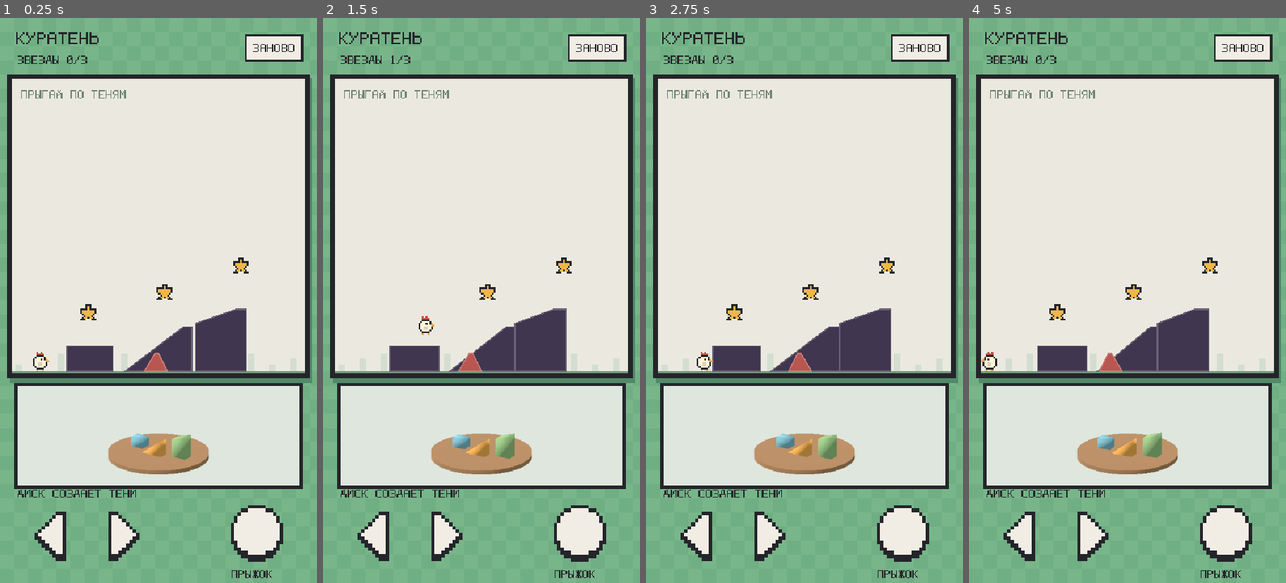
Above: before the commit, frames 1-4 (left to right).
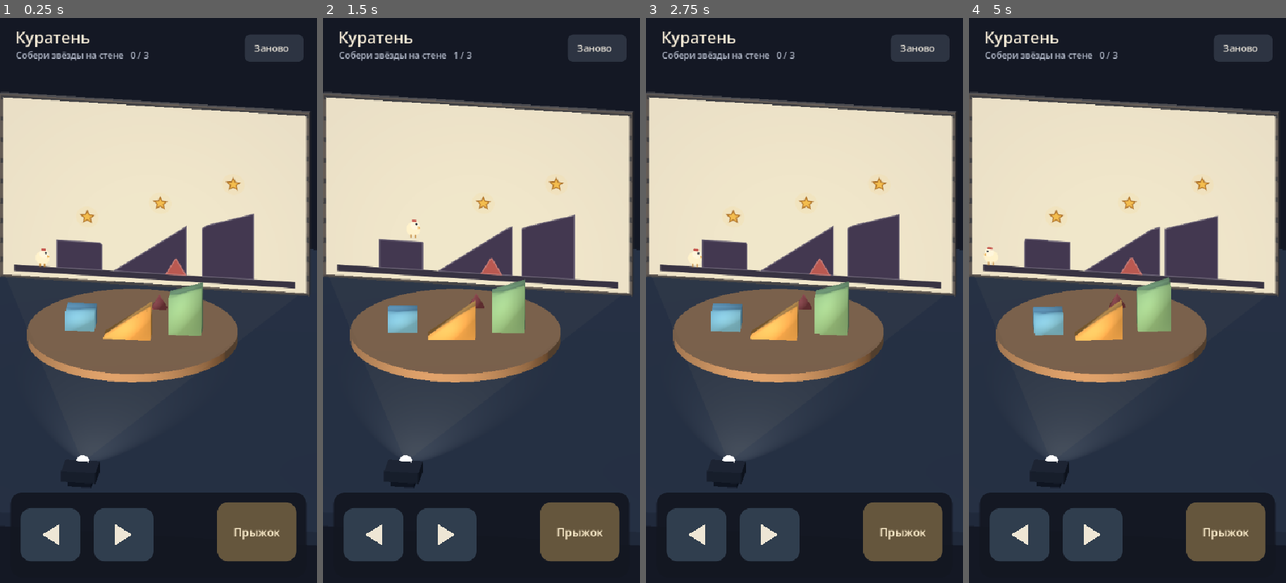
Above: after the commit, the same moments.

Repository: ManuScript07/chiken-jump
Game: Godot game, scene res://scenes/main.tscn
Two runs of this game, one before a commit and one after it. Both use one fixed random seed, a clock stepped at 60 frames per second and the inputs below.
Inputs (mouse positions are in pixels of both pictures, inside the frame that each line leads up to):
- Up to frame 1 (0.25 s): no input
- Up to frame 2 (1.5 s): tap Enter at 0.5 s; move the mouse to (551, 272) at 0.52 s; hold D 0.53-1.25 s; tap R at 0.6 s; click (551, 272) at 0.67 s; tap Space at 0.77, 1.07 s; drag from (418, 328) to (465, 413) at 1.27 s
- Up to frame 3 (2.75 s): move the mouse to (836, 176) at 2.02 s; hold D from 2.03 s (still down); tap Enter at 2.1 s; tap R at 2.3 s
- Up to frame 4 (5 s): release D at 2.75 s; drag from (1111, 413) to (1032, 215) at 2.77 s; move the mouse to (1222, 385) at 3.52 s; hold A 3.53-4.25 s; tap R at 3.6 s; tap Space at 3.77, 4.07 s; drag from (1032, 215) to (1079, 159) at 4.27 s

The runs differ from the first frame. In frame 1, 75% of the frame differs, in the area x 0-100%, y 0-100%; in frame 2, 75%; in frame 3, 75%; in frame 4, 75%.

Commit message:
Unify gameplay and projector in a 3D diorama

Diff:
--- a/project.godot
+++ b/project.godot
@@ -43,4 +43,5 @@
 [rendering]
 
 rendering_device/driver.windows="d3d12"
-renderer/rendering_method="mobile"
+renderer/rendering_method="gl_compatibility"
+renderer/rendering_method.mobile="gl_compatibility"
--- a/scripts/chicken_level.gd
+++ b/scripts/chicken_level.gd
@@ -2,7 +2,6 @@
 extends Node2D
 
 const DESIGN = preload("res://scripts/level_design.gd")
-const PIXEL = preload("res://scripts/pixel_art.gd")
 
 @onready var field: ShadowField = $ShadowField
 @onready var player: ChickenPlayer = $Player
@@ -14,6 +13,8 @@
 
 func _ready() -> void:
 	player.shadow_field = field
+	diorama.mount_gameplay(field, player, self)
+	field.projection_changed.connect(diorama.set_angle)
 	hud.jump_pressed.connect(player.request_jump)
 	hud.restart_pressed.connect(restart)
 	restart()
@@ -24,6 +25,7 @@
 	field.reset()
 	player.reset_to(DESIGN.PLAYER_START)
 	hud.reset()
+	diorama.projection_canvas.queue_redraw()
 	diorama.set_angle(field.angle)
 	queue_redraw()
 
@@ -50,6 +52,7 @@
 			hud.stars += 1
 			hud.queue_redraw()
 			queue_redraw()
+			diorama.projection_canvas.queue_redraw()
 			if hud.stars == DESIGN.STAR_POSITIONS.size():
 				_finish()
 				return
@@ -62,31 +65,4 @@
 	hud.queue_redraw()
 
 func _draw() -> void:
-	# The checkerboard and heavy bezel evoke a handheld console.
-	draw_rect(Rect2(0, 0, 540, 960), PIXEL.GREEN)
-	for y in range(0, 960, 24):
-		for x in range(0, 540, 24):
-			if (x / 24 + y / 24) % 2 == 0:
-				draw_rect(Rect2(x, y, 24, 24), Color("78b68a"))
-	draw_rect(Rect2(17, 102, 514, 518), Color("528a69"))
-	PIXEL.border(self, Rect2(12, 96, 516, 516), PIXEL.INK, Color("d9e4d4"), 8.0)
-	draw_rect(Rect2(21, 105, 498, 495), Color("ebe9df"))
-	PIXEL.text(self, Vector2(36, 123), "ПРЫГАЙ ПО ТЕНЯМ", 2, Color("6f8474"))
-	# Stepped decorative skyline stays behind all playable silhouettes.
-	for x in range(26, 515, 36):
-		var h := 12 + int((x / 36) % 3) * 9
-		draw_rect(Rect2(x, 600 - h, 12, h), Color("d4ded0"))
-	draw_rect(Rect2(20, 600, 500, 12), PIXEL.INK)
-	draw_rect(Rect2(20, 600, 500, 3), Color("74977b"))
-	# The 3D viewport and its content are deliberately left untouched.
-	draw_rect(Rect2(25, 620, 490, 180), PIXEL.INK)
-	for i in DESIGN.STAR_POSITIONS.size():
-		if not collected[i]:
-			_draw_star(DESIGN.STAR_POSITIONS[i])
-
-func _draw_star(center: Vector2) -> void:
-	var rows: Array[String] = [
-		"...KKK...", "...KGK...", "KKKKGKKKK", "KGGGGGGGK", "KGGGGGGGK",
-		".KGGGGGK.", "..KGGGK..", ".KGGKGGK.", "KKK...KKK"
-	]
-	PIXEL.sprite(self, center - Vector2(13, 13), rows, {"K": PIXEL.INK, "G": PIXEL.GOLD}, 3)
+	draw_rect(Rect2(0, 0, 540, 960), Color("141824"))
--- a/scripts/chicken_player.gd
+++ b/scripts/chicken_player.gd
@@ -1,7 +1,6 @@
 class_name ChickenPlayer
 extends CharacterBody2D
 
-const PIXEL = preload("res://scripts/pixel_art.gd")
 const SPEED := 190.0
 const ACCELERATION := 1500.0
 const GRAVITY := 1500.0
@@ -74,15 +73,12 @@
 	queue_redraw()
 
 func _draw() -> void:
-	# The 9x11 sprite fits the 27x34 collision body, including the beak and feet.
-	var rows: Array[String] = [
-		"..R.R....", "..RRRR...", "..KKKK...", ".KWWWWK..", "KWWWKWKO.",
-		"KWWWWWWOO", "KWWYYWWK.", "KWWYYWWK.", ".KWWWWK..", "..KKKK...", "..O..O..."
-	]
-	if facing < 0:
-		for i in rows.size():
-			rows[i] = rows[i].reverse()
-	PIXEL.sprite(self, Vector2(-13.5, -16), rows, {
-		"K": PIXEL.INK, "W": Color("fff5d9"), "Y": Color("ded2b5"),
-		"R": PIXEL.RED, "O": Color("e9a443")
-	}, 3)
+	var direction := float(facing)
+	draw_circle(Vector2(0,1),12.5,Color("fff2cc"))
+	draw_circle(Vector2(direction * 3,-7),8,Color("fff6dd"))
+	draw_circle(Vector2(direction * 6,-9),1.7,Color("262b36"))
+	draw_colored_polygon(PackedVector2Array([Vector2(direction*9,-5),Vector2(direction*13,-2),Vector2(direction*9,0)]),Color("e7a33f"))
+	draw_circle(Vector2(0,-15),2.5,Color("c44f48"))
+	draw_circle(Vector2(4*direction,-15),2.5,Color("c44f48"))
+	draw_line(Vector2(-4,12),Vector2(-4,17),Color("c38a3e"),2.0,true)
+	draw_line(Vector2(4,12),Vector2(4,17),Color("c38a3e"),2.0,true)
--- a/scripts/disk_diorama.gd
+++ b/scripts/disk_diorama.gd
@@ -2,19 +2,31 @@
 extends Control
 
 const DESIGN = preload("res://scripts/level_design.gd")
+const CANVAS = preload("res://scripts/projection_canvas.gd")
 var rotor: Node3D
+var wall_viewport: SubViewport
+var projection_canvas: ProjectionCanvas
+var camera: Camera3D
 
 func _ready() -> void:
-	position = Vector2(30, 625)
-	size = Vector2(480, 170)
+	position = Vector2.ZERO
+	size = Vector2(540, 960)
 	mouse_filter = Control.MOUSE_FILTER_IGNORE
+	wall_viewport = SubViewport.new()
+	wall_viewport.size = DESIGN.WALL_TEXTURE_SIZE
+	wall_viewport.world_2d = World2D.new()
+	wall_viewport.render_target_update_mode = SubViewport.UPDATE_ALWAYS
+	add_child(wall_viewport)
+	projection_canvas = CANVAS.new()
+	projection_canvas.position.y = -DESIGN.WALL_CROP_Y
+	wall_viewport.add_child(projection_canvas)
 	var container := SubViewportContainer.new()
 	container.size = size
 	container.stretch = true
 	container.mouse_filter = Control.MOUSE_FILTER_IGNORE
 	add_child(container)
 	var viewport := SubViewport.new()
-	viewport.size = Vector2i(960, 340)
+	viewport.size = Vector2i(540, 960)
 	viewport.render_target_update_mode = SubViewport.UPDATE_ALWAYS
 	viewport.own_world_3d = true
 	container.add_child(viewport)
@@ -23,48 +35,123 @@
 	var environment := WorldEnvironment.new()
 	var env := Environment.new()
 	env.background_mode = Environment.BG_COLOR
-	env.background_color = Color(0.87, 0.9, 0.87)
+	env.background_color = Color("141824")
 	env.ambient_light_source = Environment.AMBIENT_SOURCE_COLOR
-	env.ambient_light_color = Color(0.8, 0.85, 0.83)
-	env.ambient_light_energy = 0.75
+	env.ambient_light_color = Color("a6b4cc")
+	env.ambient_light_energy = 0.55
 	environment.environment = env
 	world.add_child(environment)
-	var light := DirectionalLight3D.new()
-	light.rotation_degrees = Vector3(-55, -30, 0)
-	light.light_energy = 1.0
-	world.add_child(light)
-	var camera := Camera3D.new()
+	var fill := DirectionalLight3D.new()
+	fill.rotation_degrees = Vector3(-55,-30,0)
+	fill.light_color = Color("b4c7e8")
+	fill.light_energy = 0.65
+	world.add_child(fill)
+	camera = Camera3D.new()
 	camera.projection = Camera3D.PROJECTION_ORTHOGONAL
-	camera.size = 5.7
-	camera.position = Vector3(7, 5.5, 9)
+	camera.size = 15.5
+	camera.position = Vector3(3.5,9,18)
 	world.add_child(camera)
-	camera.look_at(Vector3(0, 1.0, 0), Vector3.UP)
+	camera.look_at(Vector3(0.8,1.2,0.5), Vector3.UP)
 	camera.current = true
+	_add_box(world, Vector3(0,-0.75,2), Vector3(15,0.4,19), Color("343c48"))
+	var center := DESIGN.canvas_to_wall(Vector2(270, DESIGN.WALL_CROP_Y + DESIGN.WALL_TEXTURE_SIZE.y / 2.0))
+	var wall := MeshInstance3D.new()
+	var quad := QuadMesh.new()
+	quad.size = Vector2(DESIGN.WALL_TEXTURE_SIZE) / DESIGN.SCALE
+	wall.mesh = quad
+	wall.position = center
+	var surface := StandardMaterial3D.new()
+	surface.shading_mode = BaseMaterial3D.SHADING_MODE_UNSHADED
+	surface.albedo_texture = wall_viewport.get_texture()
+	surface.texture_filter = BaseMaterial3D.TEXTURE_FILTER_LINEAR
+	wall.material_override = surface
+	world.add_child(wall)
+	_add_box(world, center + Vector3(0,0,-0.08), Vector3(quad.size.x + 0.18,quad.size.y + 0.18,0.12), Color("665c53"))
 	rotor = Node3D.new()
 	world.add_child(rotor)
-	var disk := MeshInstance3D.new()
-	var mesh := CylinderMesh.new()
-	mesh.top_radius = 2.9
-	mesh.bottom_radius = 2.9
-	mesh.height = 0.24
-	disk.mesh = mesh
-	disk.position.y = -0.12
-	disk.material_override = _material(Color(0.65, 0.48, 0.34))
-	rotor.add_child(disk)
+	var disk := _add_cylinder(rotor,Vector3(0,-0.12,0),2.9,0.24,Color("a87950"))
+	disk.cast_shadow = GeometryInstance3D.SHADOW_CASTING_SETTING_OFF
+	_add_cylinder(world,Vector3(0,-0.38,0),0.9,0.28,Color("222732"))
 	for piece in DESIGN.pieces():
-		var box := MeshInstance3D.new()
-		box.mesh = DESIGN.prism_mesh(piece)
-		box.position = piece.center
-		box.material_override = _material(piece.color)
-		rotor.add_child(box)
+		var object := MeshInstance3D.new()
+		object.mesh = DESIGN.prism_mesh(piece)
+		object.position = piece.center
+		object.material_override = _material(piece.color)
+		rotor.add_child(object)
+	_build_projector(world)
+
+func mount_gameplay(field: ShadowField, player: ChickenPlayer, level: ChickenLevel) -> void:
+	projection_canvas.level = level
+	field.reparent(projection_canvas, false)
+	player.reparent(projection_canvas, false)
+	projection_canvas.queue_redraw()
 
 func set_angle(value: float) -> void:
 	if rotor != null:
 		rotor.rotation.y = value
 
+func _build_projector(world: Node3D) -> void:
+	var source: Vector3 = DESIGN.LIGHT_POSITION
+	_add_box(world,source + Vector3(0,-0.12,0.38),Vector3(0.95,0.32,0.8),Color("272c35"))
+	_add_box(world,source + Vector3(0,-0.37,0.35),Vector3(0.65,0.24,0.5),Color("181e28"))
+	var lens := _add_cylinder(world,source,0.18,0.12,Color("f6df9c"))
+	lens.rotation.x = PI / 2
+	var glow := _material(Color("ffe7a6"))
+	glow.emission_enabled = true
+	glow.emission = Color("ffe7a6")
+	glow.emission_energy_multiplier = 2.0
+	lens.material_override = glow
+	var light := SpotLight3D.new()
+	light.position = source
+	light.light_color = Color("ffe7bd")
+	light.light_energy = 3.0
+	light.spot_range = 26
+	light.spot_angle = 34
+	light.shadow_enabled = true
+	world.add_child(light)
+	light.look_at(DESIGN.canvas_to_wall(Vector2(270,450)),Vector3.UP)
+	# A faint light volume connects the lens to the actual wall corners.
+	var corners := [DESIGN.canvas_to_wall(Vector2(0,280)),DESIGN.canvas_to_wall(Vector2(540,280)),DESIGN.canvas_to_wall(Vector2(540,612)),DESIGN.canvas_to_wall(Vector2(0,612))]
+	var beam := SurfaceTool.new()
+	beam.begin(Mesh.PRIMITIVE_TRIANGLES)
+	for i in 4:
+		for point in [source,corners[i],corners[(i+1)%4]]:
+			beam.add_vertex(point)
+	var volume := MeshInstance3D.new()
+	volume.mesh = beam.commit()
+	var material := _material(Color(1.0,0.88,0.6,0.018))
+	material.transparency = BaseMaterial3D.TRANSPARENCY_ALPHA
+	material.shading_mode = BaseMaterial3D.SHADING_MODE_UNSHADED
+	material.depth_draw_mode = BaseMaterial3D.DEPTH_DRAW_DISABLED
+	volume.material_override = material
+	volume.cast_shadow = GeometryInstance3D.SHADOW_CASTING_SETTING_OFF
+	world.add_child(volume)
+
+func _add_box(parent: Node3D, location: Vector3, dimensions: Vector3, color: Color) -> MeshInstance3D:
+	var object := MeshInstance3D.new()
+	var mesh := BoxMesh.new()
+	mesh.size = dimensions
+	object.mesh = mesh
+	object.position = location
+	object.material_override = _material(color)
+	parent.add_child(object)
+	return object
+
+func _add_cylinder(parent: Node3D, location: Vector3, radius: float, height: float, color: Color) -> MeshInstance3D:
+	var object := MeshInstance3D.new()
+	var mesh := CylinderMesh.new()
+	mesh.top_radius = radius
+	mesh.bottom_radius = radius
+	mesh.height = height
+	object.mesh = mesh
+	object.position = location
+	object.material_override = _material(color)
+	parent.add_child(object)
+	return object
+
 func _material(color: Color) -> StandardMaterial3D:
 	var material := StandardMaterial3D.new()
 	material.albedo_color = color
-	material.roughness = 0.85
+	material.roughness = 0.8
 	material.cull_mode = BaseMaterial3D.CULL_DISABLED
 	return material
--- a/scripts/game_hud.gd
+++ b/scripts/game_hud.gd
@@ -4,7 +4,6 @@
 signal jump_pressed
 signal restart_pressed
 
-const PIXEL = preload("res://scripts/pixel_art.gd")
 
 const LEFT := Rect2(30, 828, 112, 100)
 const RIGHT := Rect2(155, 828, 112, 100)
@@ -85,43 +84,32 @@
 	return ""
 
 func _draw() -> void:
-	PIXEL.text(self, Vector2(27, 24), "КУРАТЕНЬ", 3, PIXEL.INK)
-	PIXEL.text(self, Vector2(30, 64), "ЗВЕЗДЫ %d/3" % stars, 2, PIXEL.INK)
-	PIXEL.border(self, RESTART, PIXEL.INK, PIXEL.CREAM, 4.0)
-	PIXEL.text(self, RESTART.position + Vector2(14, 16), "ЗАНОВО", 2, PIXEL.INK)
-	PIXEL.text(self, Vector2(30, 801), "ДИСК СОЗДАЕТ ТЕНИ", 2, PIXEL.INK)
-	_draw_arrow(LEFT, false, "left")
-	_draw_arrow(RIGHT, true, "right")
-	_draw_jump()
-	PIXEL.text(self, Vector2(394, 938), "ПРЫЖОК", 2, PIXEL.INK)
+	var font := ThemeDB.fallback_font
+	draw_string(font, Vector2(26,43), "Куратень", HORIZONTAL_ALIGNMENT_LEFT,-1,27,Color("f5ebd7"))
+	draw_string(font, Vector2(27,69), "Собери звёзды на стене   %d / 3" % stars, HORIZONTAL_ALIGNMENT_LEFT,-1,15,Color("b1b8c8"))
+	_panel(RESTART, Color("2d3442"), 10)
+	draw_string(font, RESTART.position + Vector2(16,29), "Заново", HORIZONTAL_ALIGNMENT_LEFT,-1,16,Color("eee8dc"))
+	_panel(Rect2(18,806,504,145),Color(0.075,0.09,0.13,0.94),20)
+	_button(LEFT,"left")
+	_button(RIGHT,"right")
+	_button(JUMP,"jump")
+	draw_colored_polygon(PackedVector2Array([Vector2(72,878),Vector2(101,860),Vector2(101,896)]),Color("eee6d5"))
+	draw_colored_polygon(PackedVector2Array([Vector2(225,878),Vector2(196,860),Vector2(196,896)]),Color("eee6d5"))
+	draw_string(font,Vector2(398,881),"Прыжок",HORIZONTAL_ALIGNMENT_LEFT,-1,19,Color("fff0cf"))
 	if completed:
-		draw_rect(Rect2(70, 261, 406, 152), Color("5c7866"))
-		PIXEL.border(self, Rect2(64, 255, 406, 152), PIXEL.INK, PIXEL.CREAM, 6.0)
-		PIXEL.text(self, Vector2(105, 289), "УРОВЕНЬ", 3, PIXEL.INK)
-		PIXEL.text(self, Vector2(105, 320), "ПРОЙДЕН!", 3, PIXEL.INK)
-		PIXEL.text(self, Vector2(105, 367), "ЗАНОВО - ЕЩЕ РАЗ", 2, PIXEL.RED)
+		_panel(Rect2(64,270,412,150),Color("202838"),18)
+		draw_string(font,Vector2(101,325),"Все звёзды собраны",HORIZONTAL_ALIGNMENT_LEFT,-1,25,Color("ffe2a4"))
+		draw_string(font,Vector2(112,367),"Нажми «Заново», чтобы повторить",HORIZONTAL_ALIGNMENT_LEFT,-1,16,Color("d4dae4"))
 
-func _draw_arrow(rect: Rect2, flip: bool, action: String) -> void:
-	var rows: Array[String] = [
-		"......KKK", ".....KWWK", "....KWWWK", "...KWWWWK", "..KWWWWWK", ".KWWWWWWK", "KWWWWWWWK",
-		".KWWWWWWK", "..KWWWWWK", "...KWWWWK", "....KWWWK", ".....KWWK", "......KKK"
-	]
-	if flip:
-		for i in rows.size():
-			rows[i] = rows[i].reverse()
-	var offset := Vector2(0, 3) if touch_actions.values().has(action) else Vector2.ZERO
-	var origin := rect.get_center() - Vector2(27, 39) + offset
-	PIXEL.sprite(self, origin + Vector2(0, 6), rows, {"K": PIXEL.INK, "W": Color("856a7e")}, 6)
-	PIXEL.sprite(self, origin, rows, {"K": PIXEL.INK, "W": PIXEL.CREAM}, 6)
+func _panel(rect: Rect2, color: Color, radius: int) -> void:
+	var style := StyleBoxFlat.new()
+	style.bg_color = color
+	style.set_corner_radius_all(radius)
+	draw_style_box(style,rect)
 
-func _draw_jump() -> void:
-	var rows: Array[String] = [
-		".....KKKKK.....", "...KKWWWWWKK...", "..KWWWWWWWWWK..", ".KWWWWWWWWWWWK.",
-		".KWWWWWWWWWWWK.", "KWWWWWWWWWWWWWK", "KWWWWWWWWWWWWWK", "KWWWWWWWWWWWWWK",
-		"KWWWWWWWWWWWWWK", "KWWWWWWWWWWWWWK", ".KWWWWWWWWWWWK.", ".KWWWWWWWWWWWK.",
-		"..KWWWWWWWWWK..", "...KKWWWWWKK...", ".....KKKKK....."
-	]
-	var offset := Vector2(0, 3) if touch_actions.values().has("jump") else Vector2.ZERO
-	var origin := JUMP.get_center() - Vector2(45, 45) + offset
-	PIXEL.sprite(self, origin + Vector2(0, 6), rows, {"K": PIXEL.INK, "W": Color("856a7e")}, 6)
-	PIXEL.sprite(self, origin, rows, {"K": PIXEL.INK, "W": PIXEL.CREAM}, 6)
+func _button(rect: Rect2, action: String) -> void:
+	var pressed := touch_actions.values().has(action)
+	var color := Color("586773") if pressed else Color("303e4e")
+	if action == "jump":
+		color = Color("8b734b") if pressed else Color("65563d")
+	_panel(rect.grow(-5),color,18)
--- a/scripts/level_design.gd
+++ b/scripts/level_design.gd
@@ -2,12 +2,15 @@
 extends RefCounted
 
 const WALL_ORIGIN := Vector2(270, 600)
-const SCALE := 78.0
-const LIGHT_SHEAR := 0.32
+const SCALE := 64.0
+const LIGHT_POSITION := Vector3(0, 0, 9)
+const WALL_Z := -4.0
+const WALL_CROP_Y := 280.0
+const WALL_TEXTURE_SIZE := Vector2i(540, 340)
 const ROTATION_SPEED := 0.16
 const PLAYER_START := Vector2(70, 583)
 const STAR_POSITIONS := [Vector2(150, 500), Vector2(280, 465), Vector2(410, 420)]
-const PIXEL_SIZE := 3.0
+const PROJECTION_STEP := 0.25 # Subpixel precision on the projected wall.
 
 # Convex vertical profiles are extruded in depth. Both views consume these vertices.
 static func pieces() -> Array[Dictionary]:
@@ -27,12 +30,14 @@
 
 static func project_point(point: Vector3, angle: float) -> Vector2:
 	var rotated := point.rotated(Vector3.UP, angle)
-	return WALL_ORIGIN + Vector2((rotated.x + LIGHT_SHEAR * rotated.z) * SCALE, -rotated.y * SCALE)
+	var distance := (WALL_Z - LIGHT_POSITION.z) / (rotated.z - LIGHT_POSITION.z)
+	var hit := LIGHT_POSITION + (rotated - LIGHT_POSITION) * distance
+	return wall_to_canvas(hit)
 
 static func projected_polygon(piece: Dictionary, angle: float) -> PackedVector2Array:
 	var points := PackedVector2Array()
 	for vertex in vertices(piece):
-		points.append(project_point(vertex, angle).snapped(Vector2.ONE * PIXEL_SIZE))
+		points.append(project_point(vertex, angle).snapped(Vector2.ONE * PROJECTION_STEP))
 	var hull := Geometry2D.convex_hull(points)
 	if hull.size() > 1 and hull[0] == hull[-1]:
 		hull.remove_at(hull.size() - 1)
@@ -60,3 +65,9 @@
 			surface.add_vertex(points[index] - piece.center)
 	surface.generate_normals()
 	return surface.commit()
+
+static func wall_to_canvas(point: Vector3) -> Vector2:
+	return WALL_ORIGIN + Vector2(point.x, -point.y) * SCALE
+
+static func canvas_to_wall(point: Vector2) -> Vector3:
+	return Vector3((point.x - WALL_ORIGIN.x) / SCALE, (WALL_ORIGIN.y - point.y) / SCALE, WALL_Z)
--- /dev/null
+++ b/scripts/projection_canvas.gd
@@ -0,0 +1,26 @@
+class_name ProjectionCanvas
+extends Node2D
+
+const DESIGN = preload("res://scripts/level_design.gd")
+var level: ChickenLevel
+
+func _draw() -> void:
+	# This image is the playable light projection mounted on the physical wall.
+	draw_rect(Rect2(0, 0, 540, 620), Color("e9dfc7"))
+	for i in 16:
+		var alpha := 0.016
+		draw_circle(Vector2(270, 570), 350.0 - i * 16.0, Color(1.0, 0.97, 0.82, alpha))
+	draw_rect(Rect2(20, 600, 500, 12), Color("353141"))
+	if level == null:
+		return
+	for i in DESIGN.STAR_POSITIONS.size():
+		if not level.collected[i]:
+			var p: Vector2 = DESIGN.STAR_POSITIONS[i]
+			draw_circle(p, 20, Color(1.0,0.76,0.23,0.08))
+			var points := PackedVector2Array()
+			for j in 10:
+				var radius := 12.0 if j % 2 == 0 else 5.5
+				points.append(p + Vector2.from_angle(-PI / 2 + j * PI / 5) * radius)
+			draw_colored_polygon(points, Color("f3bc4d"))
+			points.append(points[0])
+			draw_polyline(points, Color("a66720"), 1.5, true)
--- a/scripts/shadow_field.gd
+++ b/scripts/shadow_field.gd
@@ -1,8 +1,9 @@
 class_name ShadowField
 extends Node2D
 
+signal projection_changed(angle: float)
+
 const DESIGN = preload("res://scripts/level_design.gd")
-const PIXEL = preload("res://scripts/pixel_art.gd")
 const PLATFORM_COLOR := Color("40364f")
 const HAZARD_COLOR := Color("b95650")
 
@@ -78,6 +79,7 @@
 		platform_shapes[platform_index].polygon = local
 		platform_index += 1
 	queue_redraw()
+	projection_changed.emit(angle)
 
 func motion_for(body: Object) -> Vector2:
 	if body == null:
--- a/tests/prototype_tests.gd
+++ b/tests/prototype_tests.gd
@@ -26,6 +26,20 @@
 	await process_frame
 	await steps(5)
 	check(level.player.is_on_floor(), "safe grounded start")
+	check(level.player.get_world_2d() == level.diorama.wall_viewport.world_2d and level.field.get_world_2d() == level.player.get_world_2d(), "wall character and colliders share the projection viewport")
+	var rays_ok := true
+	for phase in 24:
+		for piece in DESIGN.pieces():
+			for vertex in DESIGN.vertices(piece):
+				var angle := float(phase) * TAU / 24.0
+				var object_point: Vector3 = vertex.rotated(Vector3.UP, angle)
+				var wall_point: Vector3 = DESIGN.canvas_to_wall(DESIGN.project_point(vertex, angle))
+				var ray: Vector3 = (object_point - DESIGN.LIGHT_POSITION).normalized()
+				rays_ok = rays_ok and (wall_point - DESIGN.LIGHT_POSITION).cross(ray).length() < 0.001
+	check(rays_ok, "all model vertices project along rays from the visible lens")
+	var close_size: float = DESIGN.project_point(Vector3(1,1,1),0).distance_to(DESIGN.WALL_ORIGIN)
+	var far_size: float = DESIGN.project_point(Vector3(1,1,-1),0).distance_to(DESIGN.WALL_ORIGIN)
+	check(close_size > far_size, "moving toward the projector enlarges the shadow")
 	var geometry_ok := true
 	level.field.running = false
 	for frame in 72:
Not shown, added: scripts/projection_canvas.gd.uid
